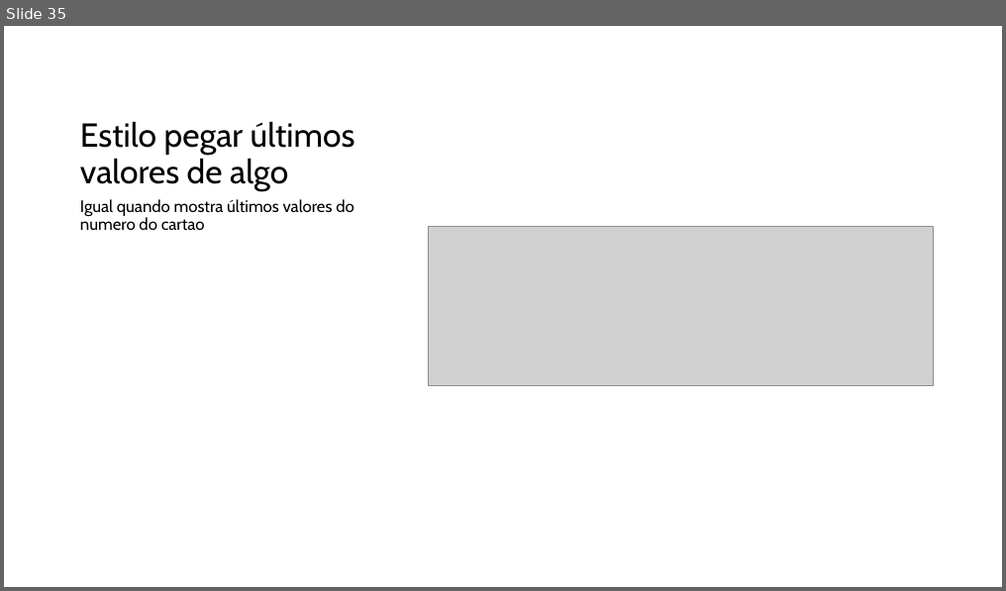
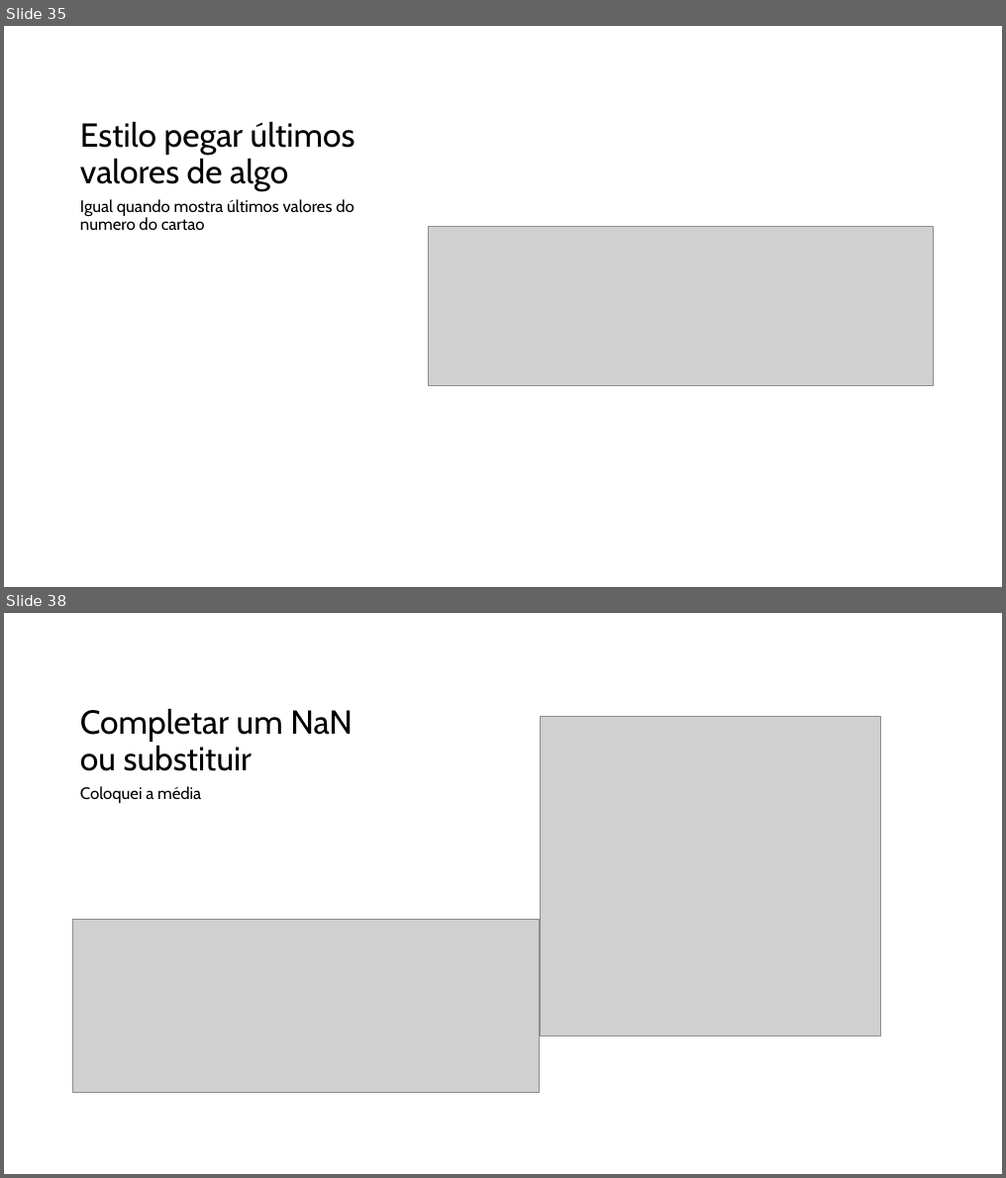
Before and after one commit to augluiz/OlaMundo, a slide deck: python.pptx. Shown one above the other, each under a label of ours: slide 35 before the commit, slides 35 and 38 after it; the slides between them are not shown. The pictures are 1006x591 and 1006x1178 pixels, drawn with LibreOffice and Linux fonts; fonts in the diff are those of the drawing; grey boxes stand for pictures. Boxes give left, top, right and bottom in pixels: in the first picture for what was removed or moved away, otherwise in the second. Text is boxed around its words. In the diff, an @@ line names an element or a change of style, - is before the commit and + after.

```diff
--- a/python.pptx
+++ b/python.pptx
@@ slide 38 added at bbox=[4, 613, 1002, 1174], background #FFFFFF @@
@@ title added at bbox=[80, 708, 352, 771], 32 pt, text #000000 @@
+Completar um NaN ou substituir
@@ picture added at bbox=[541, 716, 881, 1037] @@
@@ text added at bbox=[80, 786, 201, 803], 16 pt, text #000000 @@
+Coloquei a média
@@ picture added at bbox=[72, 919, 539, 1093] @@
```
Also in this commit, not shown: 1 slide changed, 6 other slides added.
